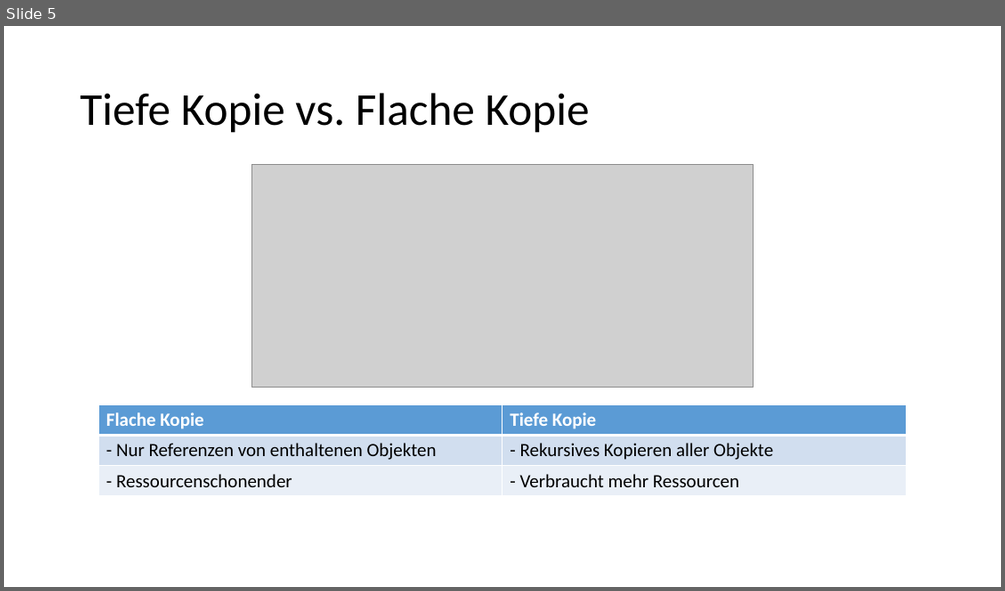
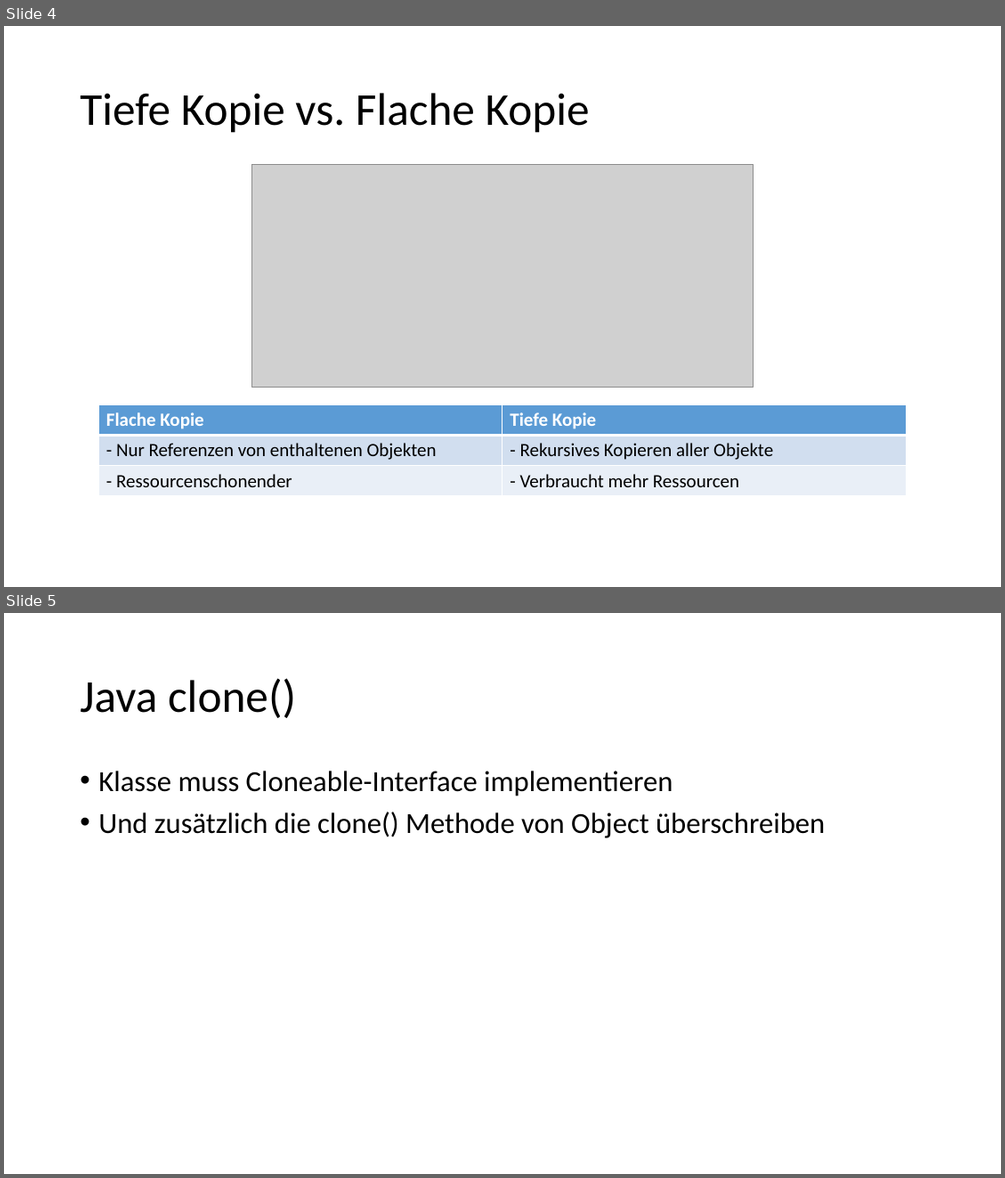
Before and after one commit to doubleSlashde/brownbagLunchCloneObjectsInJava, a slide deck: Klonen von Objekten in Java.pptx. Shown one above the other, each under a label of ours: slide 5 before the commit, slides 4 and 5 after it. The pictures are 1005x591 and 1005x1178 pixels, drawn with LibreOffice and Linux fonts; fonts in the diff are those of the drawing; grey boxes stand for pictures. Boxes give left, top, right and bottom in pixels: in the first picture for what was removed or moved away, otherwise in the second. Text is boxed around its words. In the diff, an @@ line names an element or a change of style, - is before the commit and + after.

```diff
--- a/Klonen von Objekten in Java.pptx
+++ b/Klonen von Objekten in Java.pptx
@@ slide 5 added at [4, 613, 1001, 1174], background #FFFFFF @@
@@ title added at [80, 678, 296, 718], 44 pt, text #000000 @@
+Java clone()
@@ text added at [98, 771, 825, 838], 28 pt, text #000000 @@
+• Klasse muss Cloneable-Interface implementieren
+• Und zusätzlich die clone() Methode von Object überschreiben
@@ what was slide 5 is now slide 4 @@
```
Also in this commit, not shown: 2 slides changed, 5 other slides added, 1 slide removed, 3 other files.
